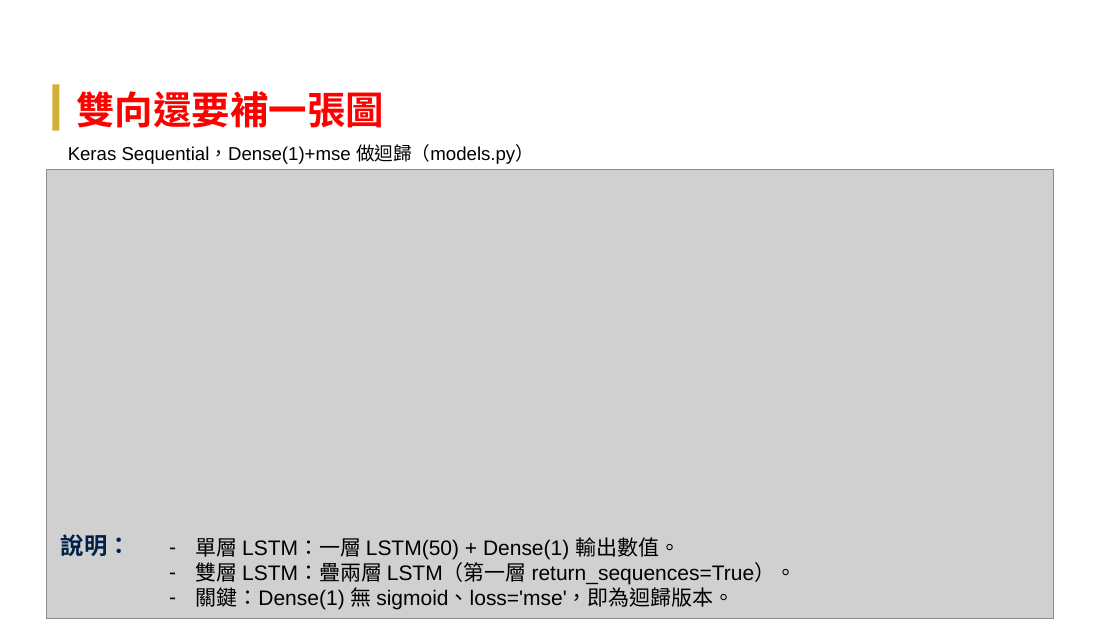
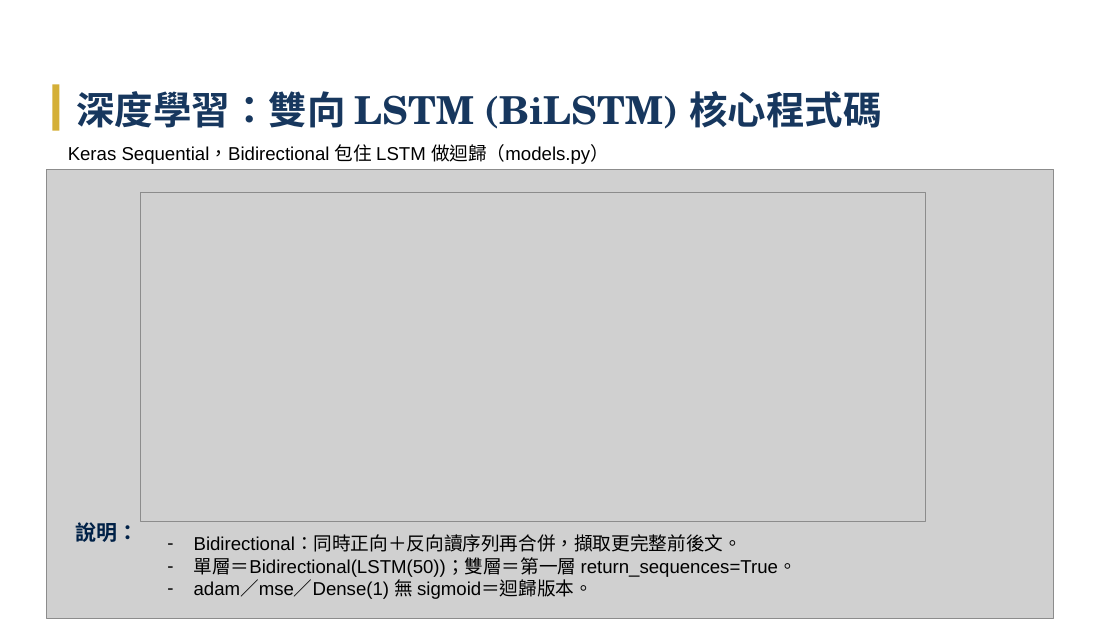
Before and after one commit to Tzu-Lin/ETF-AI-Project, a slide deck: slide 22 of 林子瑜-LLM_ETF_修訂七版_v20260611.pptx. Drawn at 1120x630 pixels with LibreOffice and Linux fonts; fonts in the diff are those of the drawing; grey boxes stand for pictures. Boxes give left, top, right and bottom in pixels: in the first picture for what was removed or moved away, otherwise in the second. Text is boxed around its words. In the diff, an @@ line names an element or a change of style, - is before the commit and + after.

```diff
--- a/林子瑜-LLM_ETF_修訂七版_v20260611.pptx
+++ b/林子瑜-LLM_ETF_修訂七版_v20260611.pptx
@@ text at <box>76,91,881,129</box>: text changed; text colour #FF0000 to #17375E @@
-雙向還要補一張圖
+深度學習：雙向 LSTM (BiLSTM) 核心程式碼
@@ text at <box>68,144,609,164</box>: text changed @@
-Keras Sequential，Dense(1)+mse 做迴歸（models.py）
+Keras Sequential，Bidirectional 包住 LSTM 做迴歸（models.py）
@@ picture added at <box>141,192,927,522</box> @@
@@ text "說明：": place and size @@
-text "說明：" at <box>61,534,131,556</box>
+text "說明：" at <box>76,522,139,542</box>
@@ text "說明：" at <box>76,522,139,542</box>: size 20 to 18 pt @@
@@ text at <box>194,536,797,599</box>: text changed; size 18 to 16 pt @@
-– 單層 LSTM：一層 LSTM(50) + Dense(1) 輸出數值。
-– 雙層 LSTM：疊兩層 LSTM（第一層 return_sequences=True）。
-– 關鍵：Dense(1) 無 sigmoid、loss='mse'，即為迴歸版本。
+– Bidirectional：同時正向＋反向讀序列再合併，擷取更完整前後文。
+– 單層＝Bidirectional(LSTM(50))；雙層＝第一層 return_sequences=True。
+– adam／mse／Dense(1) 無 sigmoid＝迴歸版本。
```
Also in this commit, not shown: 15 other slides changed, 9 other files.
